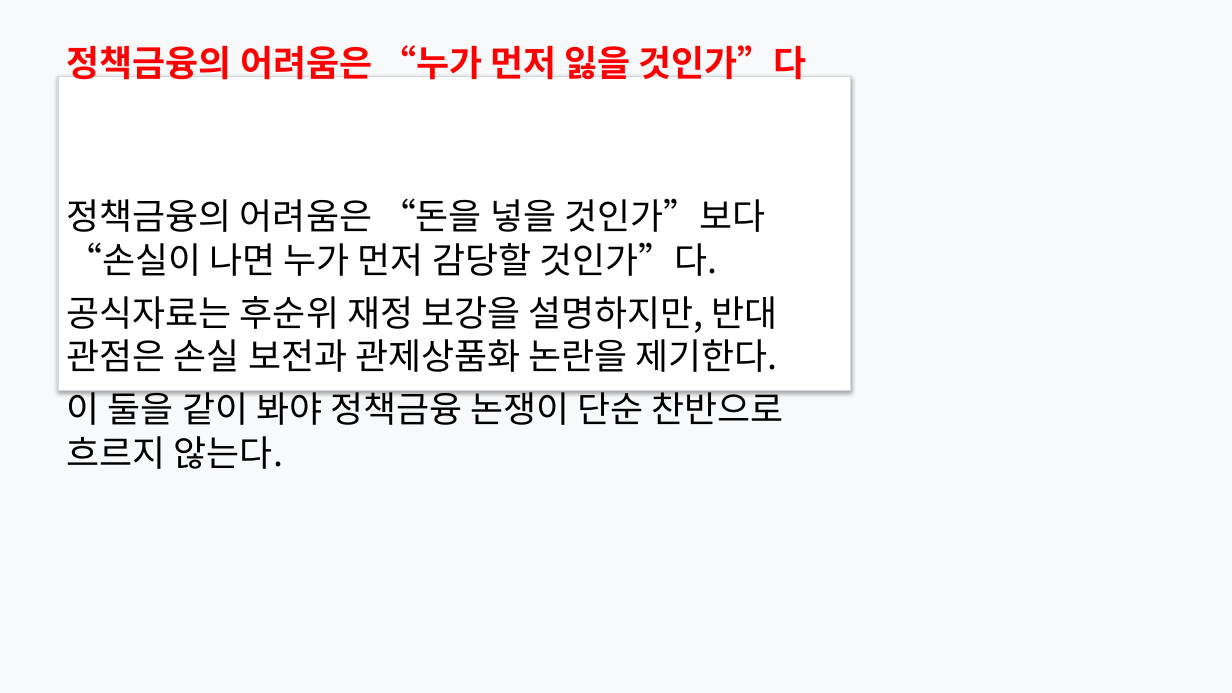
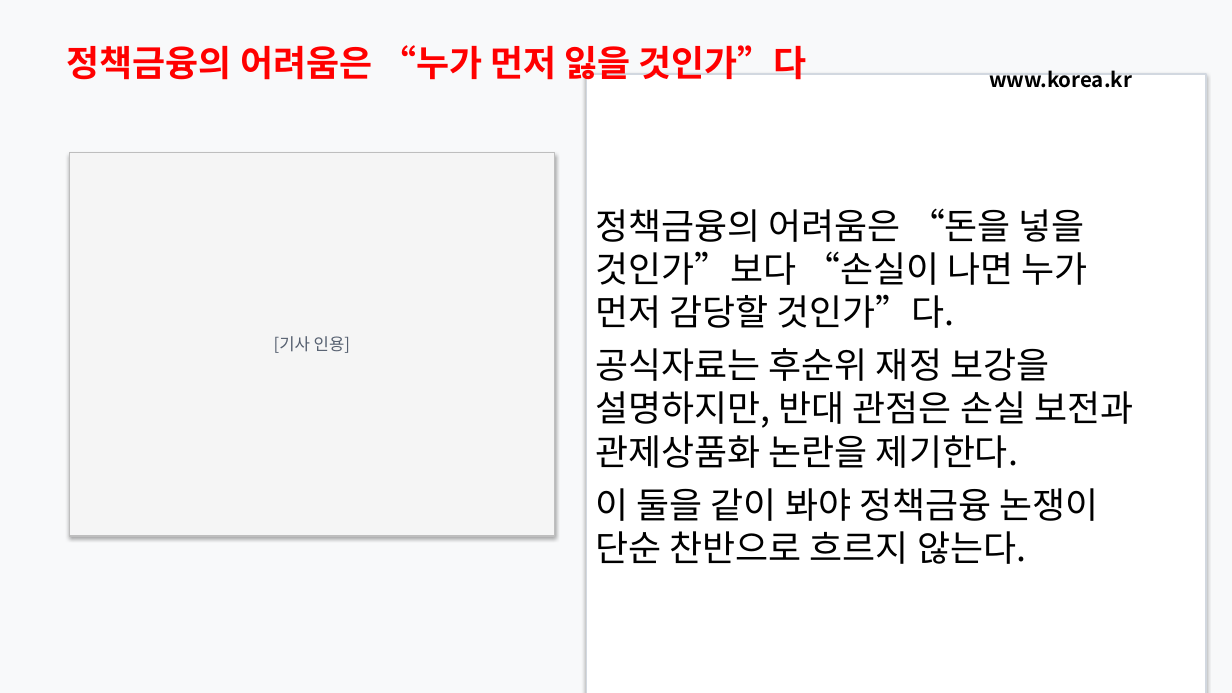
Before and after one commit to Rlearnchan/luddite, a slide deck: slide 15 of outputs/pptx/productive_finance_policy_styled_draft.pptx. Drawn at 1232x693 pixels with LibreOffice and Linux fonts; fonts in the diff are those of the drawing. Boxes give left, top, right and bottom in pixels: in the first picture for what was removed or moved away, otherwise in the second. Text is boxed around its words. In the diff, an @@ line names an element or a change of style, - is before the commit and + after.

```diff
--- a/outputs/pptx/productive_finance_policy_styled_draft.pptx
+++ b/outputs/pptx/productive_finance_policy_styled_draft.pptx
@@ rectangle removed at bbox=[58, 77, 851, 391] @@
@@ rectangle added at bbox=[587, 74, 1206, 693], fill #FFFFFF, outline #D2D8E0 1.2 pt @@
@@ text added at bbox=[989, 70, 1132, 88], 16 pt, text #000000, bold @@
+www.korea.kr
@@ rectangle added at bbox=[69, 152, 555, 536], fill #F5F5F5, outline #BEBEBE 1 pt, 13 pt, text #566070 @@
+[기사 인용]
@@ text "정책금융의 어려움은 “돈을 넣을 것인가”보다 ..." rewrapped from bbox=[67, 198, 783, 425] to bbox=[596, 208, 1133, 564] @@
```
Also in this commit, not shown: 9 other slides changed, 8 other files.
